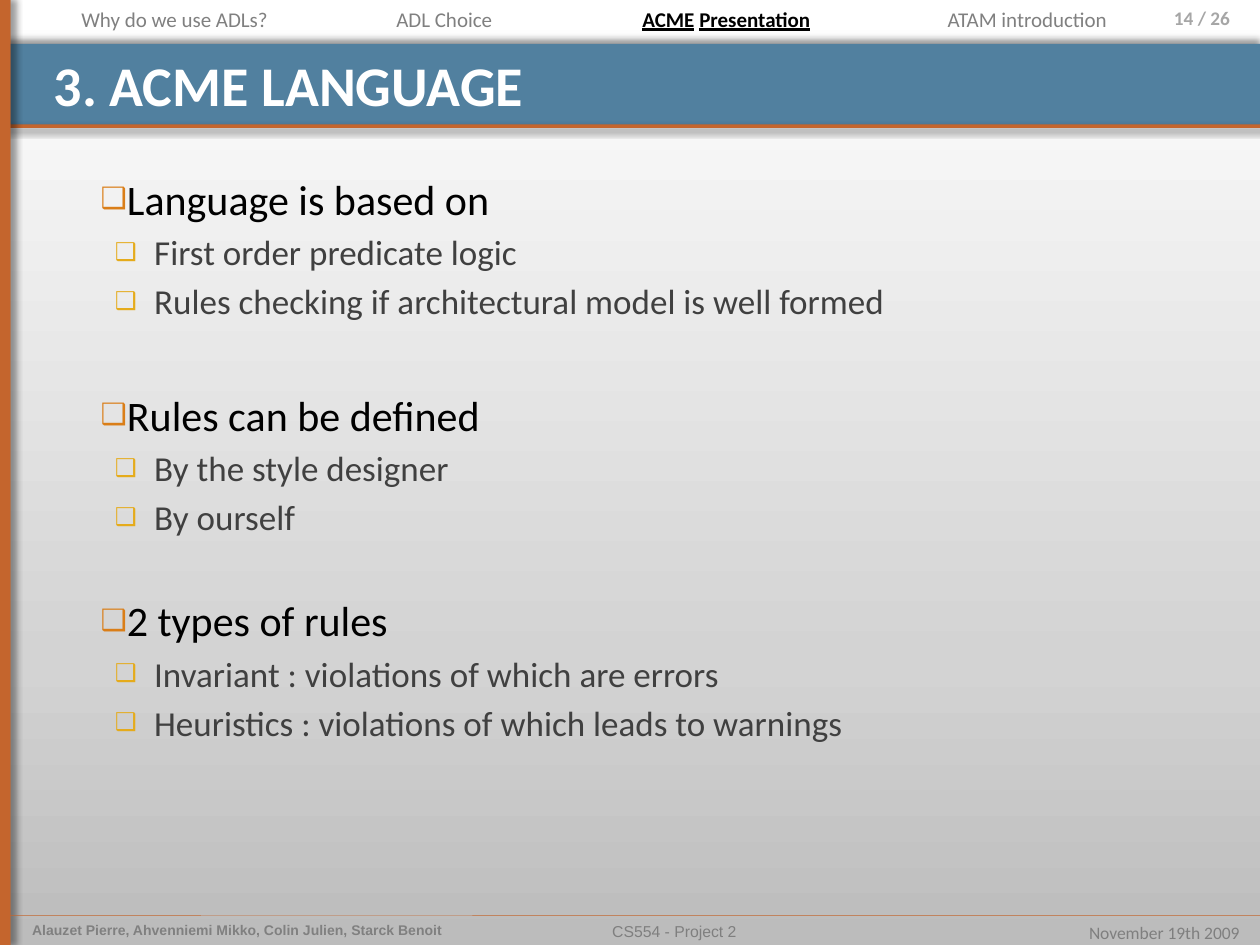
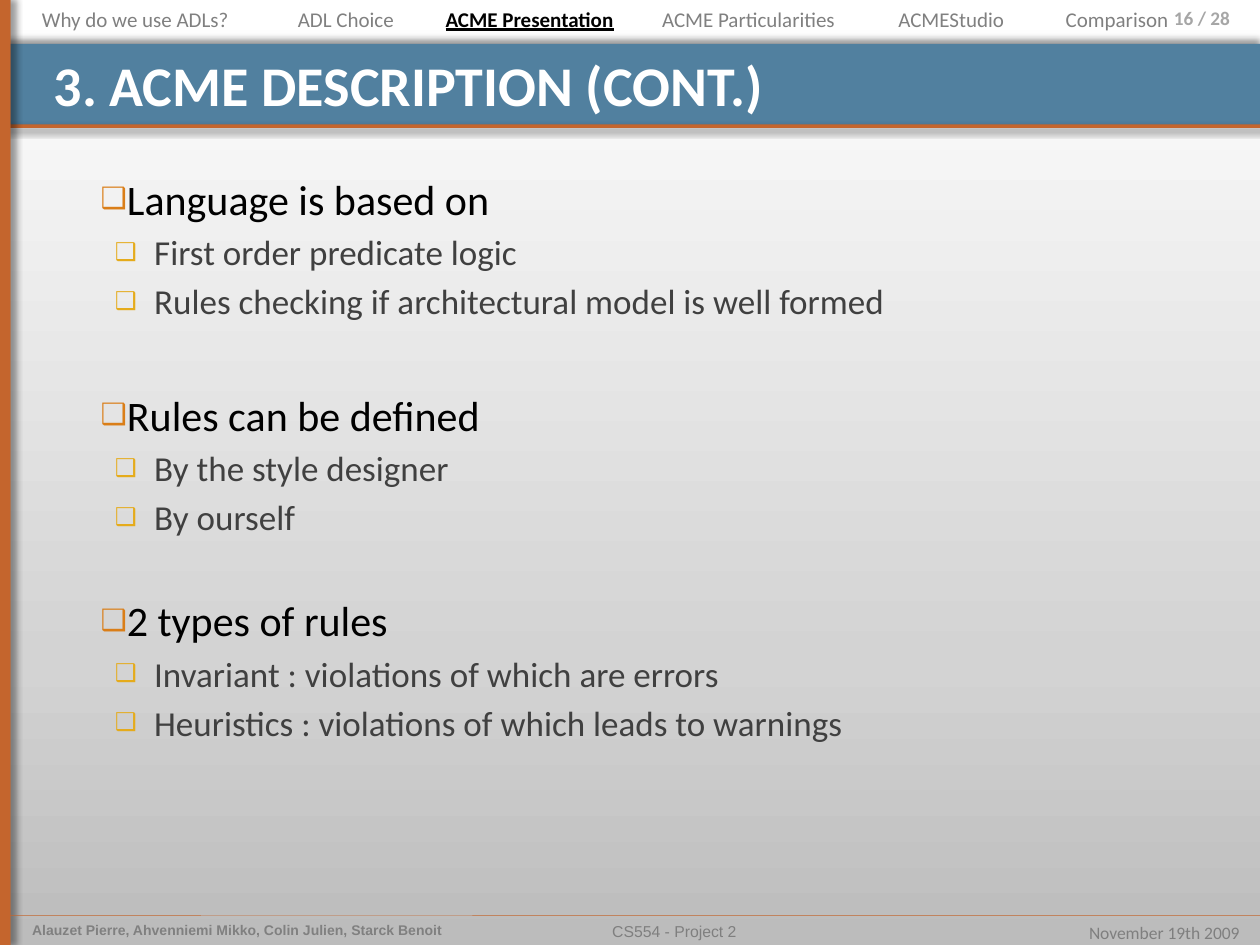
Before and after one commit to pierrealauzet/euroteam, a slide deck: slide 16 of Project 2/Part2/CS554_EuroTeam_Project2_OP5.pptx (slide 14 before the commit). Drawn at 1260x945 pixels with LibreOffice and Linux fonts; fonts in the diff are those of the drawing. Boxes give left, top, right and bottom in pixels: in the first picture for what was removed or moved away, otherwise in the second. Text is boxed around its words. In the diff, an @@ line names an element or a change of style, - is before the commit and + after.

```diff
--- a/Project 2/Part2/CS554_EuroTeam_Project2_OP5.pptx
+++ b/Project 2/Part2/CS554_EuroTeam_Project2_OP5.pptx
@@ text "Why do we use ADLs?": place and size @@
-text "Why do we use ADLs?" at <box>81,12,268,31</box>
+text "Why do we use ADLs?" at <box>42,12,229,31</box>
@@ text "ADL Choice": place and size @@
-text "ADL Choice" at <box>396,12,492,27</box>
+text "ADL Choice" at <box>298,12,393,27</box>
@@ text "ACME Presentation": place and size @@
-text "ACME Presentation" at <box>642,12,810,31</box>
+text "ACME Presentation" at <box>446,12,613,31</box>
@@ text added at <box>662,12,835,27</box>, 12 pt, text #808080 @@
+ACME Particularities
@@ text added at <box>898,12,1004,27</box>, 12 pt, text #808080 @@
+ACMEStudio
@@ text removed at <box>948,12,1106,27</box> @@
-ATAM introduction
@@ text added at <box>1066,12,1168,31</box>, 12 pt, text #808080 @@
+Comparison
@@ page number at <box>1174,12,1229,25</box>: text changed @@
-14 / 26
+16 / 28
@@ title at <box>54,64,763,115</box>: text changed @@
-3. ACME LANGUAGE
+3. ACME DESCRIPTION (CONT.)
```
Also in this commit, not shown: 19 other slides changed, 8 slides added, 1 slide removed, 4 other files.
